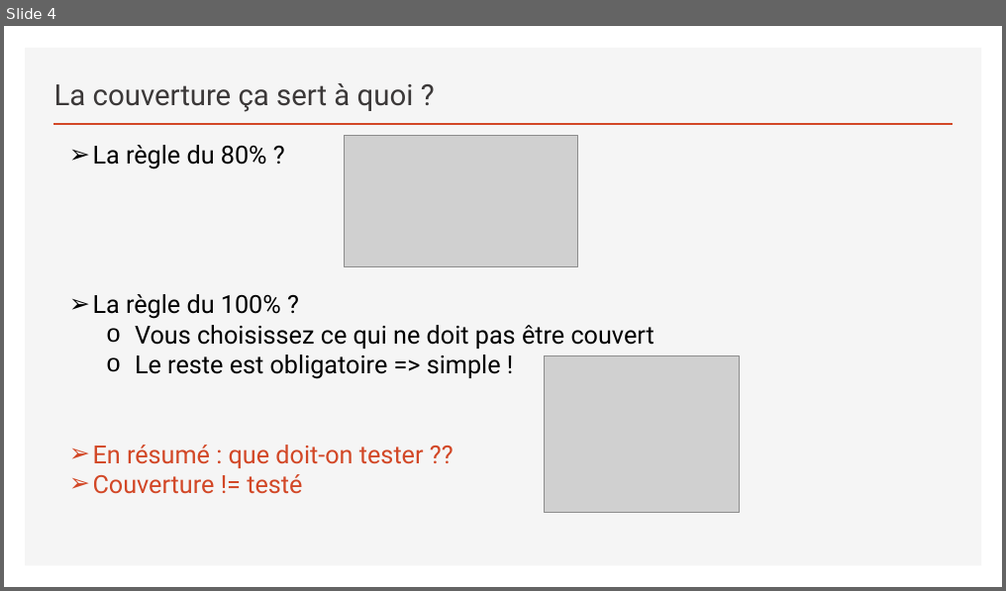
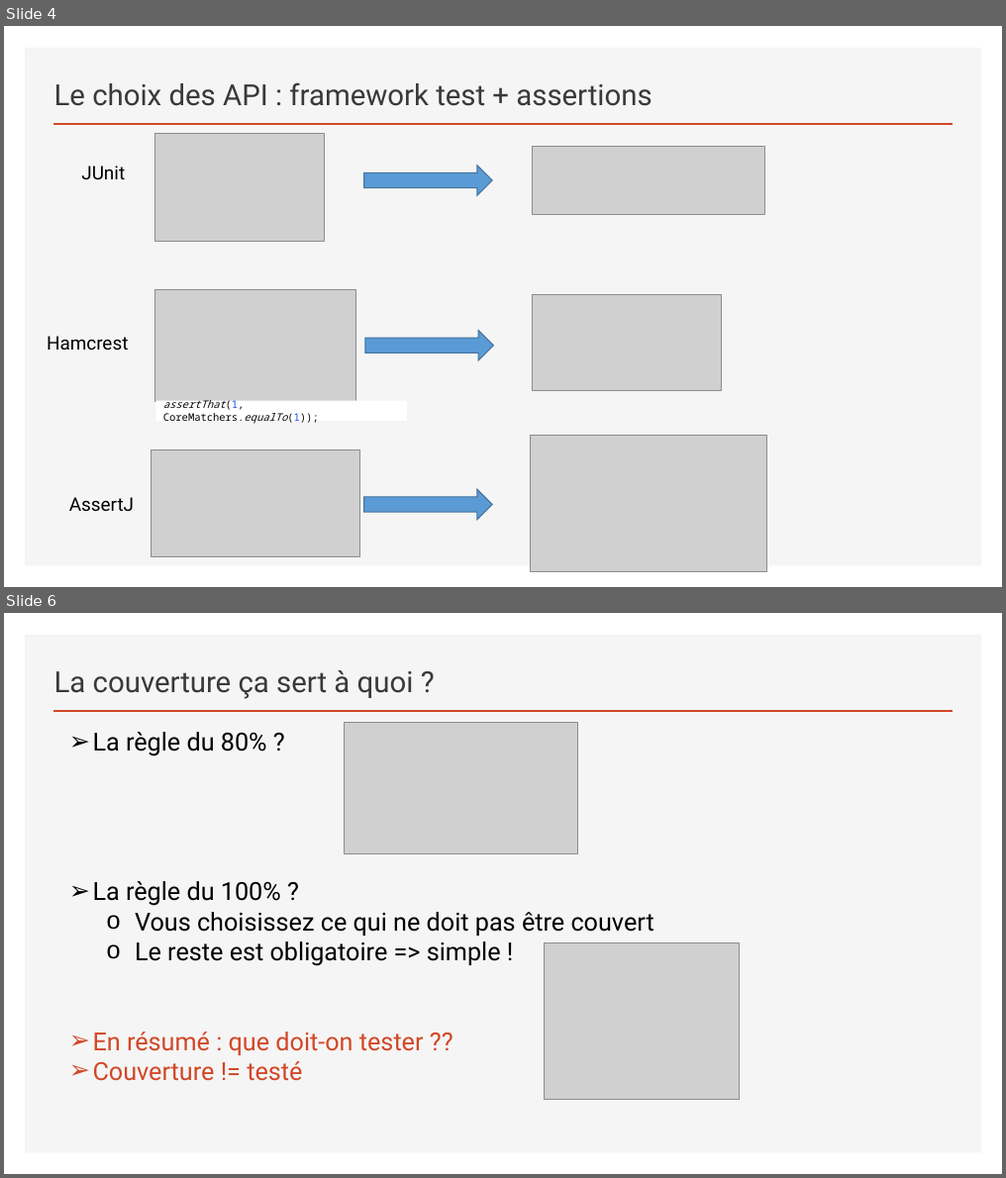
Before and after one commit to sebzuki/junit5, a slide deck: Junit5-TU-BP.pptx. Shown one above the other, each under a label of ours: slide 4 before the commit, slides 4 and 6 after it; the slides between them are not shown. The pictures are 1006x591 and 1006x1178 pixels, drawn with LibreOffice and Linux fonts; fonts in the diff are those of the drawing; grey boxes stand for pictures. Boxes give left, top, right and bottom in pixels: in the first picture for what was removed or moved away, otherwise in the second. Text is boxed around its words. In the diff, an @@ line names an element or a change of style, - is before the commit and + after.

```diff
--- a/Junit5-TU-BP.pptx
+++ b/Junit5-TU-BP.pptx
@@ slide 4 added at <box>4,26,1002,587</box>, background #FFFFFF; not listed: 2 template elements that a slide beside it also shows @@
@@ title added at <box>54,82,651,106</box>, 28 pt, text #3B3838 @@
+Le choix des API : framework test + assertions
@@ picture added at <box>154,134,325,242</box> @@
@@ text added at <box>81,166,125,179</box>, 18 pt, text #000000 @@
+JUnit
@@ right arrow added at <box>364,166,492,195</box>, fill #5B9BD5, outline #43739E 1 pt @@
@@ picture added at <box>532,146,764,215</box> @@
@@ picture added at <box>154,289,355,402</box> @@
@@ picture added at <box>532,295,721,391</box> @@
@@ text added at <box>47,336,128,350</box>, 18 pt, text #000000 @@
+Hamcrest
@@ right arrow added at <box>365,331,494,361</box>, fill #5B9BD5, outline #43739E 1 pt @@
@@ rectangle added at <box>156,401,408,421</box>, fill #FFFFFF, 10 pt, text #080808 @@
+assertThat(1, CoreMatchers.equalTo(1));
@@ picture added at <box>530,435,767,571</box> @@
@@ picture added at <box>151,450,359,558</box> @@
@@ text added at <box>69,497,134,512</box>, 18 pt, text #000000 @@
+AssertJ
@@ right arrow added at <box>364,489,492,519</box>, fill #5B9BD5, outline #43739E 1 pt @@
@@ what was slide 4 is now slide 6 @@
```
Also in this commit, not shown: 2 slides changed, 1 other slide added.
